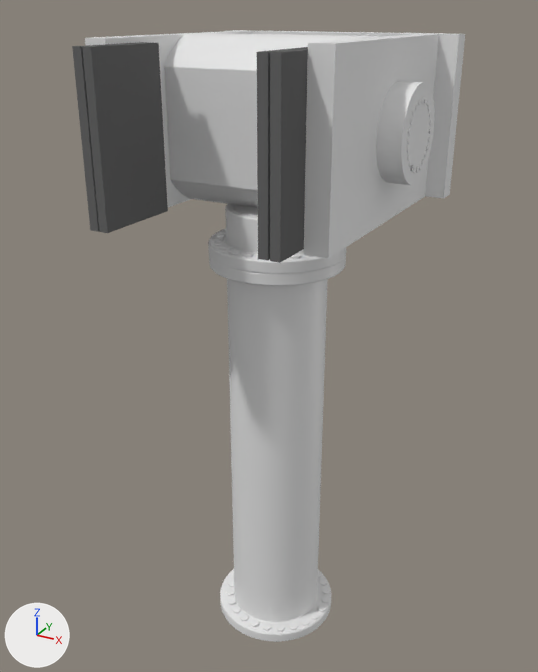
An edit to the Blender file ped.blend, drawn before and after from the same camera.
One viewpoint serves both versions: a camera (50 mm lens) standing at (0.799, -1.493, 0.233) and looking at (-0.013, -0.017, -0.506). Every picture has the same lights, and +X, +Y and +Z are marked at lower left.

The older version as bpy lines, for what is in view:
```python
ob_box = bpy.data.objects.new('box', me_cube)
ob_box.parent = ob_back_box_reference
ob_box.location = (-0.0375, -0.708, 0.0)
ob_cube_001 = bpy.data.objects.new('Cube.001', me_cube_003)
ob_cube_001.parent = ob_weights
ob_cube_001.location = (0.149, -1.0, 0.0)
ob_cube_001.scale = (0.1, 1.0, 1.71)
ob_cube_002 = bpy.data.objects.new('Cube.002', me_cube_004)
ob_cube_002.parent = ob_weights
ob_cube_002.location = (-0.233, -1.0, 0.0)
ob_cube_002.scale = (0.1, 1.0, 1.71)
ob_cube_003 = bpy.data.objects.new('Cube.003', me_cube_005)
ob_cube_003.parent = ob_weights
ob_cube_003.location = (-0.21, -1.0, 0.0)
ob_cube_003.scale = (0.1, 1.0, 1.71)
ob_cylinder_005 = bpy.data.objects.new('Cylinder.005', me_cylinder_005)
ob_cylinder_005.parent = ob_back_box_reference
ob_cylinder_005.location = (0.285, -0.744, -0.0502)
ob_cylinder_005.rotation_euler = (0.0, 1.571, 0.0)  # degrees (0, 90, 0)
ob_cylinder_005.scale = (0.00624, 0.00624, -0.00197)
ob_empty = bpy.data.objects.new('Empty', None)
ob_empty.parent = ob_cylinder_005
ob_empty.location = (0.0, 2.277, 0.0)
ob_empty.rotation_euler = (0.0, 0.0, 0.262)  # degrees (0, 0, 15)
ob_empty.scale = (1.0, 1.0, 0.316)
ob_pivot = bpy.data.objects.new('pivot', me_cylinder_003)
ob_pivot.parent = ob_back_box_reference
ob_pivot.location = (-0.0362, -0.7, 0.0)
ob_pivot.rotation_euler = (0.0, 1.571, 0.0)  # degrees (0, 90, 0)
ob_pivot.scale = (1.0, 1.0, 1.28)
ob_plinth_001 = bpy.data.objects.new('plinth.001', me_cylinder_007)
ob_plinth_001.parent = ob_pedastal
ob_plinth_001.location = (0.0, 0.0, 0.237)
ob_plinth_001.scale = (0.8, 0.8, 1.0)
ob_weights = bpy.data.objects.new('weights', me_cube_001)
ob_weights.parent = ob_back_box_reference
ob_weights.location = (0.173, -1.0, 0.0)
ob_weights.scale = (0.1, 1.0, 1.71)
# also in view: 'plinth' at (0.0, 0.0, -0.821); 'pivot box' at (0.0, 0.0, 0.0)
```
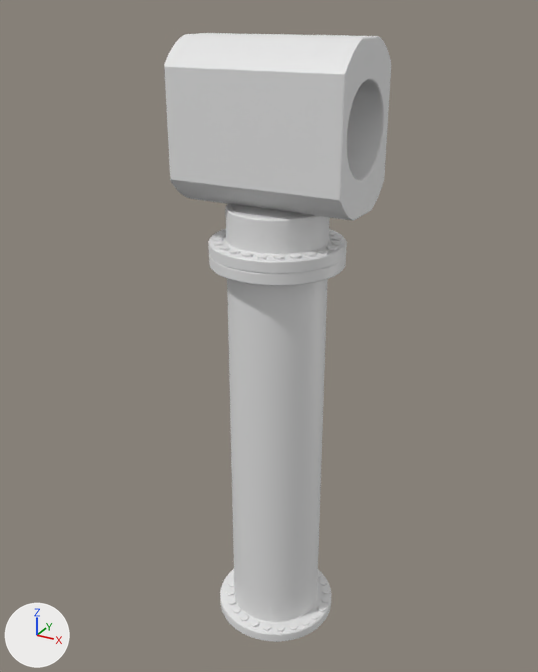
Commit message: WIP Pedistal done

ob_empty is not drawn itself; it is used by a modifier of ob_cylinder_005, ob_bolts.

Boxes (x1, y1, x2, y2) around the edits, measured in the pictures (538 x 672 px):
'box', deleted
    before: (85, 30, 465, 258)
'Cube.003', deleted
    before: (82, 42, 168, 233)
'weights', deleted
    before: (270, 48, 308, 263)
'pivot', deleted
    before: (376, 81, 434, 185)
'Cube.001', deleted
    before: (257, 47, 308, 261)
'Cube.002', deleted
    before: (72, 42, 149, 232)
'Cylinder.005', deleted
    before: (407, 97, 432, 173)
'bolts', deleted
    before: (411, 129, 430, 172)

What the commit changed:
Object 'weights' (ob_weights) is deleted.
Object 'Cube.003' (ob_cube_003) is deleted.
Object 'Cube.002' (ob_cube_002) is deleted.
Object 'Cube.001' (ob_cube_001) is deleted.
Object 'pivot' (ob_pivot) is deleted.
Object 'Cylinder.005' (ob_cylinder_005) is deleted.
Object 'Empty' (ob_empty) is deleted.
Object 'bolts' (ob_bolts) has a ARRAY modifier named 'Array'.
Modifier setting removed (it was offset_object = ob_empty).
Object 'box' (ob_box) is deleted.
